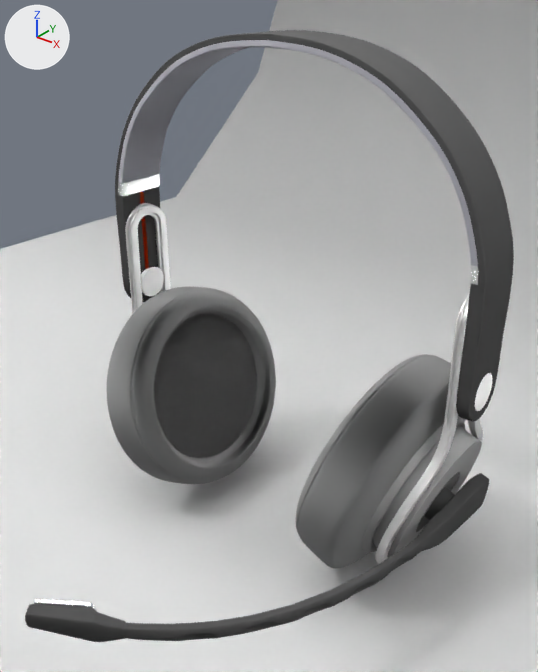
A saved change to the Blender file src/audio-headphones.blend.
The view is the same before and after, from a camera (50 mm lens) standing at (1.194, -1.068, 1.645) and looking at (0.148, 0.239, 0.835). Arrows for +X, +Y and +Z are at upper left; the lights stay in place.

Names of what the first picture shows: 'HeadPart', 'HeadPhones.000', 'HeadPhones.001', 'Plane', 'Plane.002', 'Rot and Length', 'Rot and Length.001'.
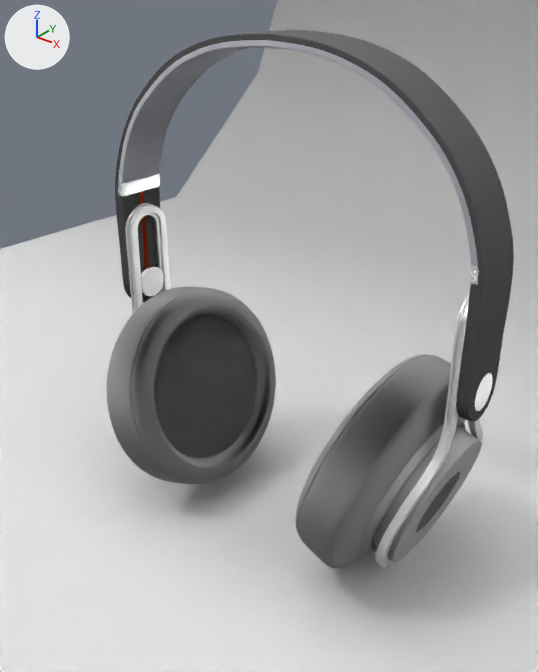
ob_beziercurve is not drawn itself; it is used by a modifier of ob_plane_002.

The change, as JSON lines over the scene's bpy script:
```json
{"op": "remove", "block": "ob_plane_002", "code": ["ob_plane_002 = bpy.data.objects.new('Plane.002', me_plane)", "ob_plane_002.location = (0.507, 0.455, 0.382)", "ob_plane_002.rotation_euler = (2.169, 0.0, 1.571)  # degrees (124, 0, 90)", "ob_plane_002.scale = (0.025, 0.025, 0.025)", "_m = ob_plane_002.modifiers.new('Subsurf', 'SUBSURF')", "_m.levels = 2", "_m = ob_plane_002.modifiers.new('Curve', 'CURVE')", "_m.object = ob_beziercurve", "_m.deform_axis = 'NEG_Y'"]}
{"op": "remove", "block": "ob_beziercurve", "code": ["ob_beziercurve = bpy.data.objects.new('BezierCurve', cu_beziercurve)", "ob_beziercurve.parent = ob_plane_002", "ob_beziercurve.matrix_parent_inverse = Matrix(((0.0, 40.03, 0.0, -18.2), (22.54, 0.0, 33.08, -24.06), (33.08, 0.0, -22.54, -8.158), (0.0, 0.0, 0.0, 1.0)))", "ob_beziercurve.location = (0.534, 0.544, 0.383)", "ob_beziercurve.scale = (0.965, 0.965, 0.965)"]}
```

Changed parts and their boxes [x1, y1, x2, y2] in the pictures (538 x 672 px):
```json
{"object": "Plane.002", "change": "deleted", "before": [25, 473, 489, 643], "faces in mat_microphone (black #303030)": [25, 473, 489, 643], "faces in mat_mic_tip": [34, 600, 97, 611]}
```
